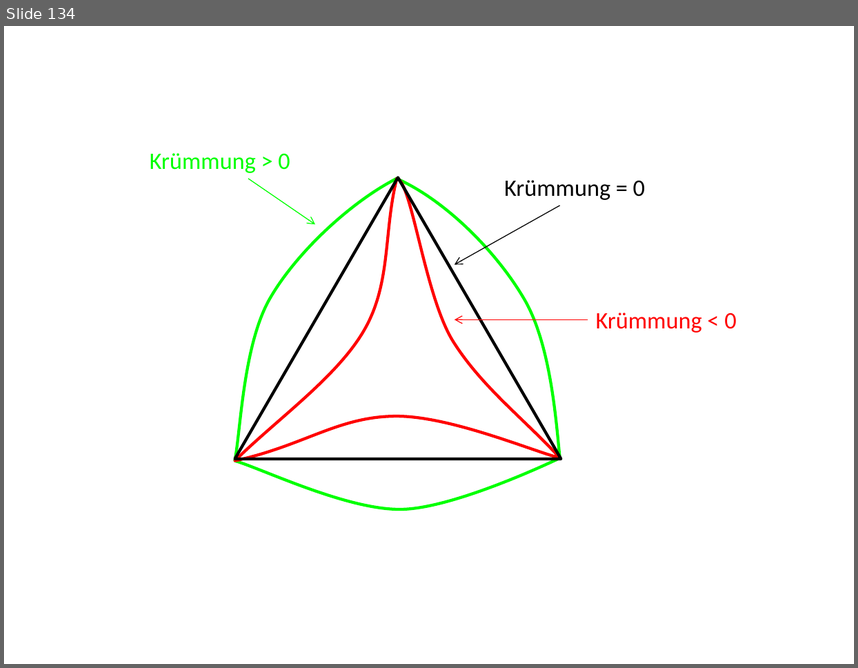
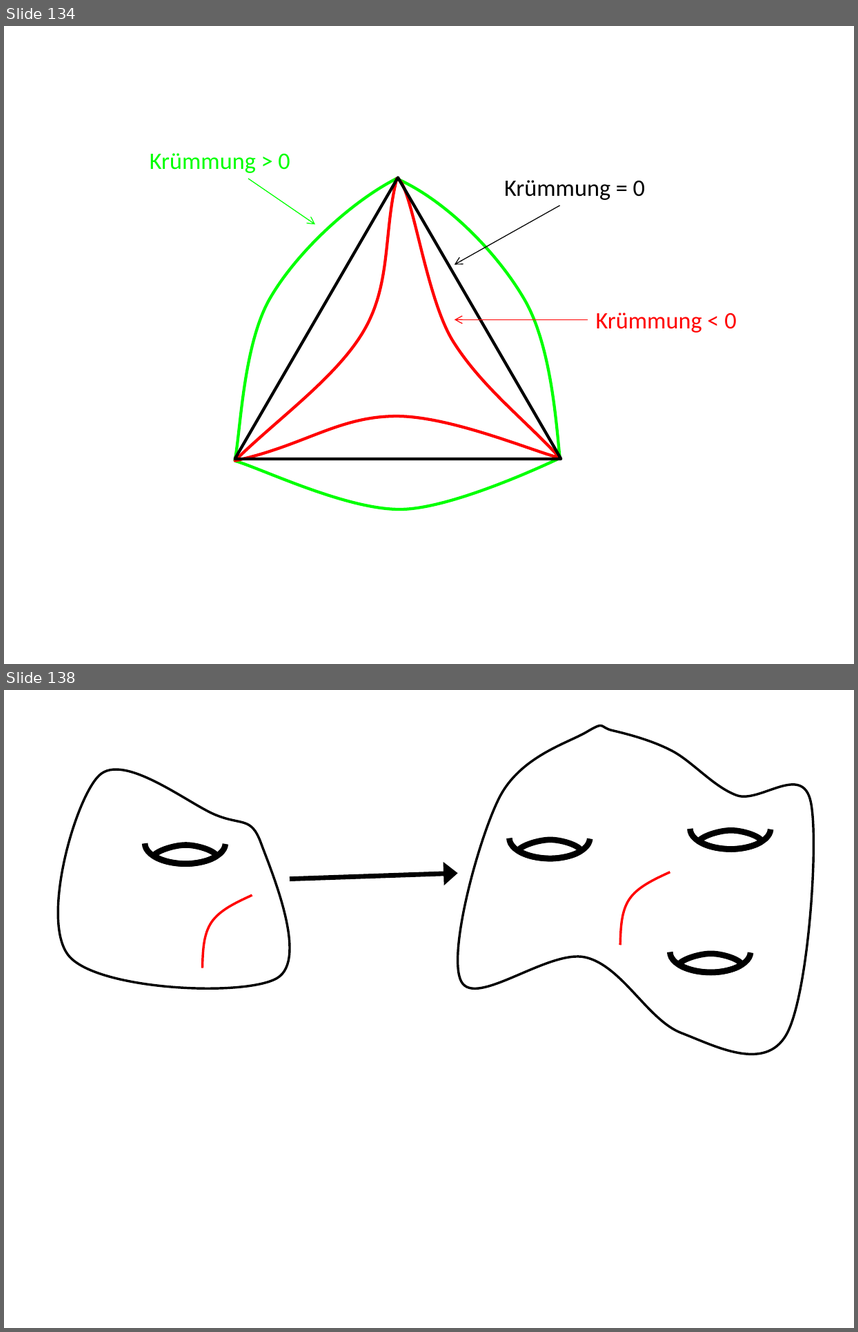
Before and after one commit to lutteropp/GeoTopo, a slide deck: images/Bilder.pptx. Shown one above the other, each under a label of ours: slide 134 before the commit, slides 134 and 138 after it; the slides between them are not shown. The pictures are 858x668 and 858x1332 pixels, drawn with LibreOffice and Linux fonts; fonts in the diff are those of the drawing. Boxes give left, top, right and bottom in pixels: in the first picture for what was removed or moved away, otherwise in the second. Text is boxed around its words. In the diff, an @@ line names an element or a change of style, - is before the commit and + after.

```diff
--- a/images/Bilder.pptx
+++ b/images/Bilder.pptx
@@ slide 138 added at (4,690,854,1328), background #FFFFFF @@
@@ freeform shape added at (458,726,814,1054), outline #000000 2 pt @@
@@ freeform shape added at (59,769,290,988), outline #000000 2 pt @@
@@ arc (boxed as its full ellipse) added at (690,808,771,849), outline #000000 5 pt @@
@@ arc (boxed as its full ellipse) added at (145,822,226,863), outline #000000 5 pt @@
@@ arc (boxed as its full ellipse) added at (509,818,590,858), outline #000000 5 pt @@
@@ freeform shape added at (699,830,762,849), outline #000000 5 pt @@
@@ freeform shape added at (154,845,217,863), outline #000000 5 pt @@
@@ freeform shape added at (518,840,582,858), outline #000000 5 pt @@
@@ arrow added from (290, 879) to (458, 873), #000000 4 pt @@
@@ freeform shape added at (620,872,671,945), outline #FF0000 2 pt @@
@@ freeform shape added at (202,895,252,968), outline #FF0000 2 pt @@
@@ arc (boxed as its full ellipse) added at (670,931,751,972), outline #000000 5 pt @@
@@ freeform shape added at (679,954,742,972), outline #000000 5 pt @@
```
Also in this commit, not shown: 9 other slides added, 17 other files.
